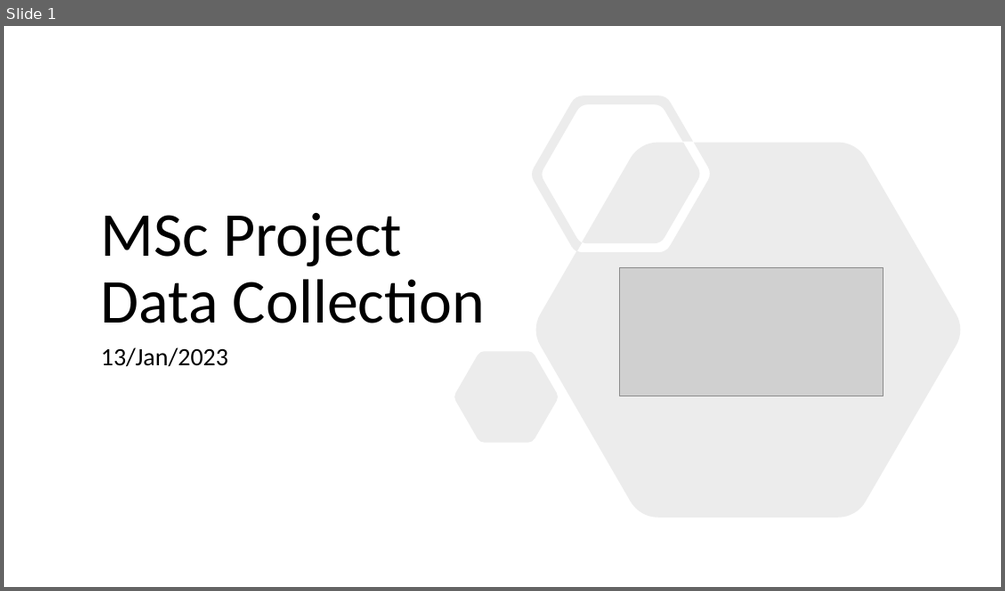
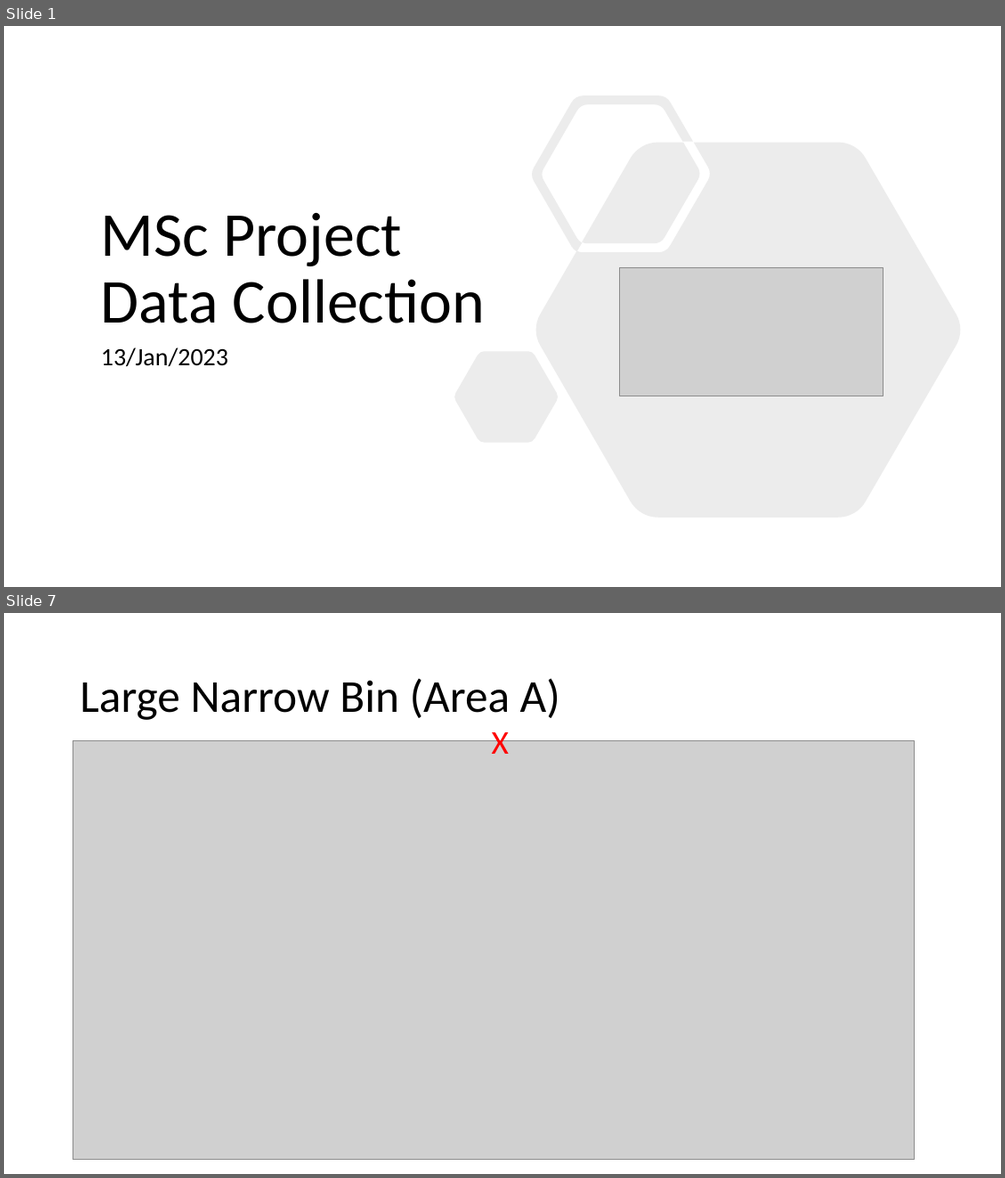
Before and after one commit to ofithcheallaigh/masters_project, a slide deck: Documentation/Presentations/Supervisor Meetings/update_130123.pptx. Shown one above the other, each under a label of ours: slide 1 before the commit, slides 1 and 7 after it; the slides between them are not shown. The pictures are 1005x591 and 1005x1178 pixels, drawn with LibreOffice and Linux fonts; fonts in the diff are those of the drawing; grey boxes stand for pictures. Boxes give left, top, right and bottom in pixels: in the first picture for what was removed or moved away, otherwise in the second. Text is boxed around its words. In the diff, an @@ line names an element or a change of style, - is before the commit and + after.

```diff
--- a/Documentation/Presentations/Supervisor Meetings/update_130123.pptx
+++ b/Documentation/Presentations/Supervisor Meetings/update_130123.pptx
@@ slide 7 added at [4,613,1001,1174], background #FFFFFF @@
@@ title added at [80,678,560,720], 44 pt, text #000000 @@
+Large Narrow Bin (Area A)
@@ picture added at [73,741,914,1159] @@
@@ text added at [492,726,509,754], 32 pt, text #FF0000 @@
+X
```
Also in this commit, not shown: 1 slide changed, 8 other slides added.
